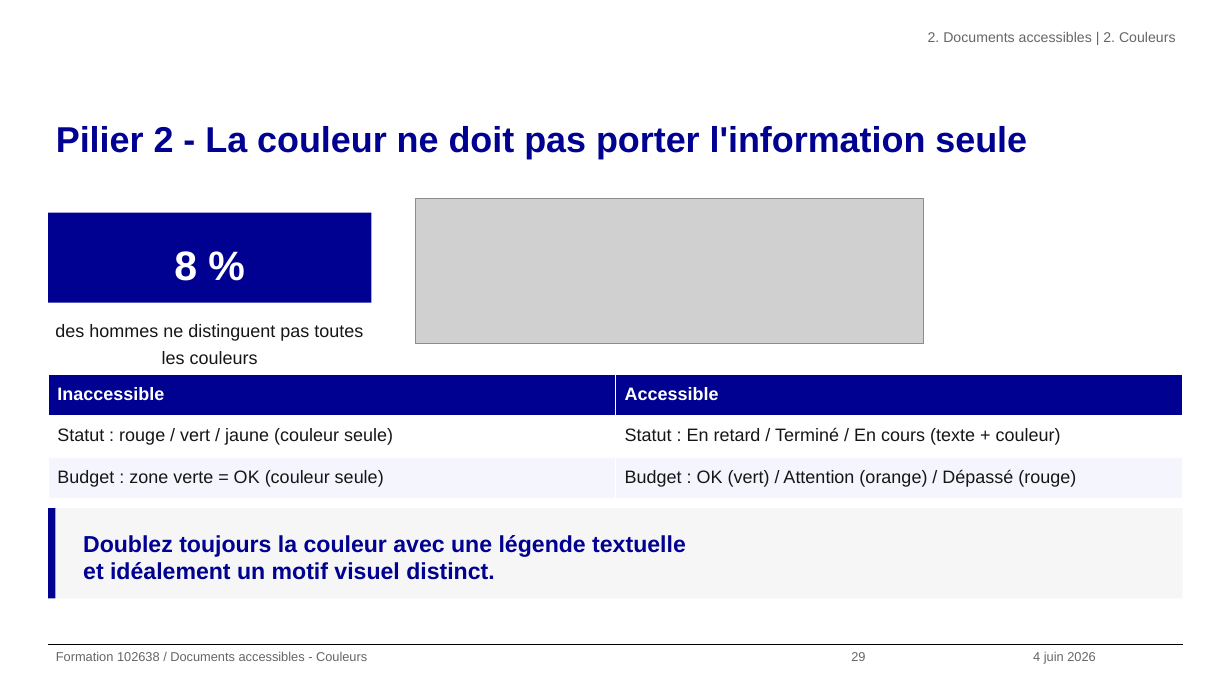
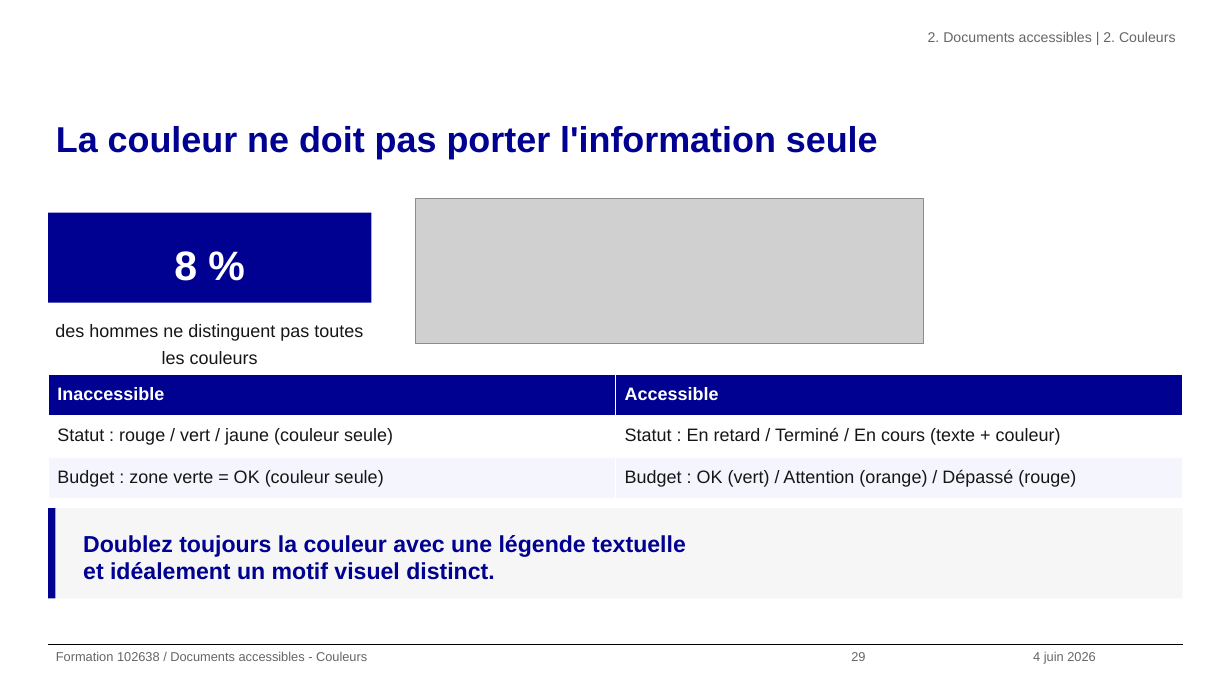
Before and after one commit to alexandra-guiderdoni/usine-fabrication-igpde-102846-ay11, a slide deck: slide 29 of formation-102638-juin-2026.pptx. Drawn at 1232x693 pixels with LibreOffice and Linux fonts; fonts in the diff are those of the drawing; grey boxes stand for pictures; background and template pictures are left out. Boxes give left, top, right and bottom in pixels: in the first picture for what was removed or moved away, otherwise in the second. Text is boxed around its words. In the diff, an @@ line names an element or a change of style, - is before the commit and + after.

Commit message:
refactor: remplacer pilier par theme dans toutes les slides

```diff
--- a/formation-102638-juin-2026.pptx
+++ b/formation-102638-juin-2026.pptx
@@ title at (x1=56, y1=126, x2=878, y2=159): text changed @@
-Pilier 2 - La couleur ne doit pas porter l'information seule
+La couleur ne doit pas porter l'information seule
```
Also in this commit, not shown: 15 other slides changed, 20 other files.
